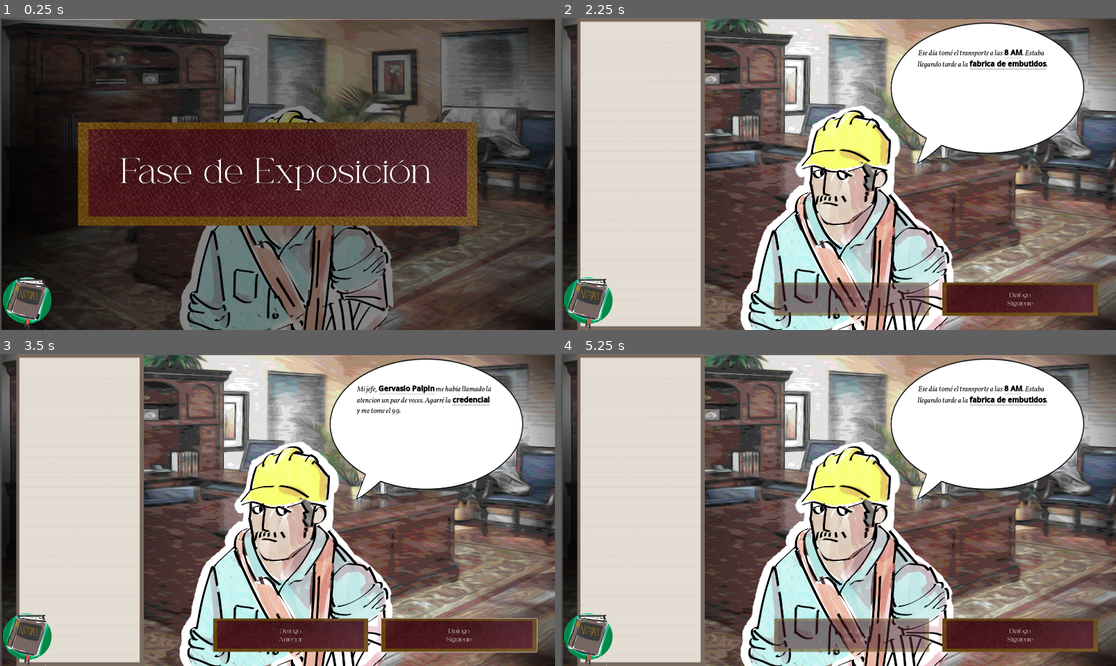
Above: before the commit, frames 1-4 (two rows, left to right).
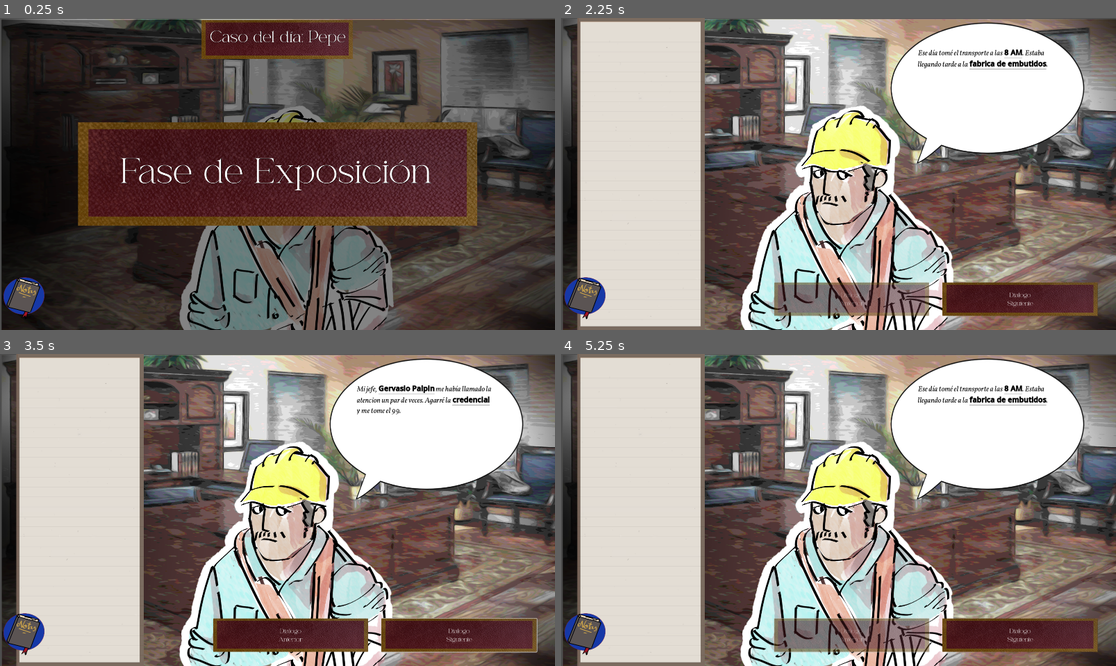
Above: after the commit, the same moments.

Repository: lena-agrimensora/maria-tapias
Game: Godot game, scene res://scenes/exposition_phase.tscn
Same seed, same stepped clock (60 frames per second), same inputs: the game is played once before the commit and once after it.
Inputs (mouse positions are in pixels of both pictures, inside the frame that each line leads up to; where the layout moved, square brackets give the same spot in the first picture):
- Up to frame 1 (0.25 s): no input
- Up to frame 2 (2.25 s): click (588, 298) [594, 308] at 0.5 s; click (588, 298) [594, 308] at 1.25 s; click (588, 298) [594, 308] at 2 s
- Up to frame 3 (3.5 s): click "Dialogo Siguiente" at 2.75 s
- Up to frame 4 (5.25 s): click "Dialogo Anterior" at 3.5 s; click "Dialogo Siguiente" at 4.25 s; click "Dialogo Anterior" at 5 s

The runs differ from the first frame. In frame 1, 4.3% of the frame differs, in the area x 0-64%, y 0-100%; in frame 2, 1.0%; in frame 3, 1.0%; in frame 4, 1.0%.

Commit message:
New notes button and layout

Diff:
--- /dev/null
+++ b/scenes/case_container.tscn
@@ -0,0 +1,40 @@
+[gd_scene load_steps=3 format=3 uid="uid://c8dniqb2ioj7g"]
+
+[ext_resource type="Texture2D" uid="uid://c4tjhjhstnr2h" path="res://assets/Fase_banner.png" id="1_rxymj"]
+[ext_resource type="FontFile" uid="uid://cyyb2qp3x4d6g" path="res://assets/fonts/Paris Forbel TTF.ttf" id="2_i05jq"]
+
+[node name="PhaseContainer" type="Node2D"]
+
+[node name="CanvasLayer" type="CanvasLayer" parent="."]
+
+[node name="TextureRect" type="TextureRect" parent="CanvasLayer"]
+anchors_preset = 5
+anchor_left = 0.5
+anchor_right = 0.5
+offset_left = -262.0
+offset_top = 7.0
+offset_right = 1119.0
+offset_bottom = 364.0
+grow_horizontal = 2
+scale = Vector2(0.37802124, 0.37802124)
+texture = ExtResource("1_rxymj")
+
+[node name="Label" type="Label" parent="CanvasLayer"]
+anchors_preset = -1
+anchor_left = 0.337
+anchor_top = 0.016
+anchor_right = 0.582
+anchor_bottom = 0.09900001
+offset_left = 78.96002
+offset_top = 16.72
+offset_right = 233.55994
+offset_bottom = 47.079994
+grow_horizontal = 2
+scale = Vector2(0.75205517, 0.75205517)
+theme_override_colors/font_shadow_color = Color(0, 0, 0, 0.80784315)
+theme_override_colors/font_outline_color = Color(0, 0, 0, 1)
+theme_override_constants/shadow_outline_size = 1
+theme_override_fonts/font = ExtResource("2_i05jq")
+theme_override_font_sizes/font_size = 55
+text = "Caso del día: Pepe"
+horizontal_alignment = 1
--- a/scenes/notes_button.tscn
+++ b/scenes/notes_button.tscn
@@ -1,6 +1,6 @@
 [gd_scene load_steps=2 format=3 uid="uid://dagu1wdqntp3x"]
 
-[ext_resource type="Texture2D" uid="uid://ch83clmmp5l4i" path="res://assets/notas.png" id="1_uqcee"]
+[ext_resource type="Texture2D" uid="uid://bpxturxkqnw7h" path="res://assets/notas_button.png" id="1_uqcee"]
 
 [node name="Notes_Button_Control" type="Control"]
 layout_mode = 3
@@ -17,12 +17,12 @@
 anchors_preset = -1
 anchor_left = -14.049001
 anchor_top = 5.3760004
-anchor_right = -11.674001
-anchor_bottom = 7.6050005
+anchor_right = -13.087001
+anchor_bottom = 6.339
 offset_left = 0.02734375
 offset_top = 0.24169922
-offset_right = -204.97266
-offset_bottom = -177.09033
-scale = Vector2(1.2287074, 1.2287074)
+offset_right = -91.708496
+offset_bottom = -100.70801
+scale = Vector2(2.5218866, 2.1923423)
 texture_normal = ExtResource("1_uqcee")
 ignore_texture_size = true
--- a/scenes/phase_container.tscn
+++ b/scenes/phase_container.tscn
@@ -1,9 +1,12 @@
-[gd_scene load_steps=3 format=3 uid="uid://dekjs3wsbsvu0"]
+[gd_scene load_steps=4 format=3 uid="uid://dekjs3wsbsvu0"]
 
 [ext_resource type="Texture2D" uid="uid://c4tjhjhstnr2h" path="res://assets/Fase_banner.png" id="1_oa1wd"]
+[ext_resource type="PackedScene" uid="uid://c8dniqb2ioj7g" path="res://scenes/case_container.tscn" id="1_psmxh"]
 [ext_resource type="FontFile" uid="uid://cyyb2qp3x4d6g" path="res://assets/fonts/Paris Forbel TTF.ttf" id="2_ygptp"]
 
 [node name="PhaseContainer" type="Node2D"]
+
+[node name="PhaseContainer" parent="." instance=ExtResource("1_psmxh")]
 
 [node name="ColorRect" type="ColorRect" parent="."]
 offset_right = 1928.0
Binary file added: assets/notas_button.png
Not shown, added: assets/notas_button.png.import
